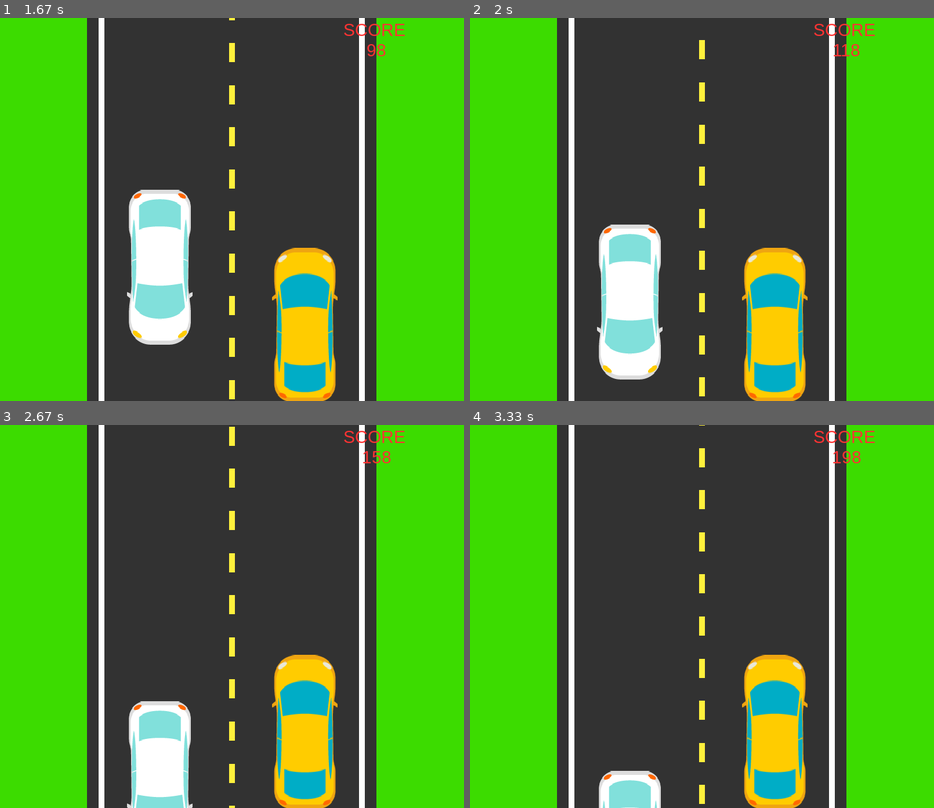
Above: before the commit, frames 1-4 (two rows, left to right).
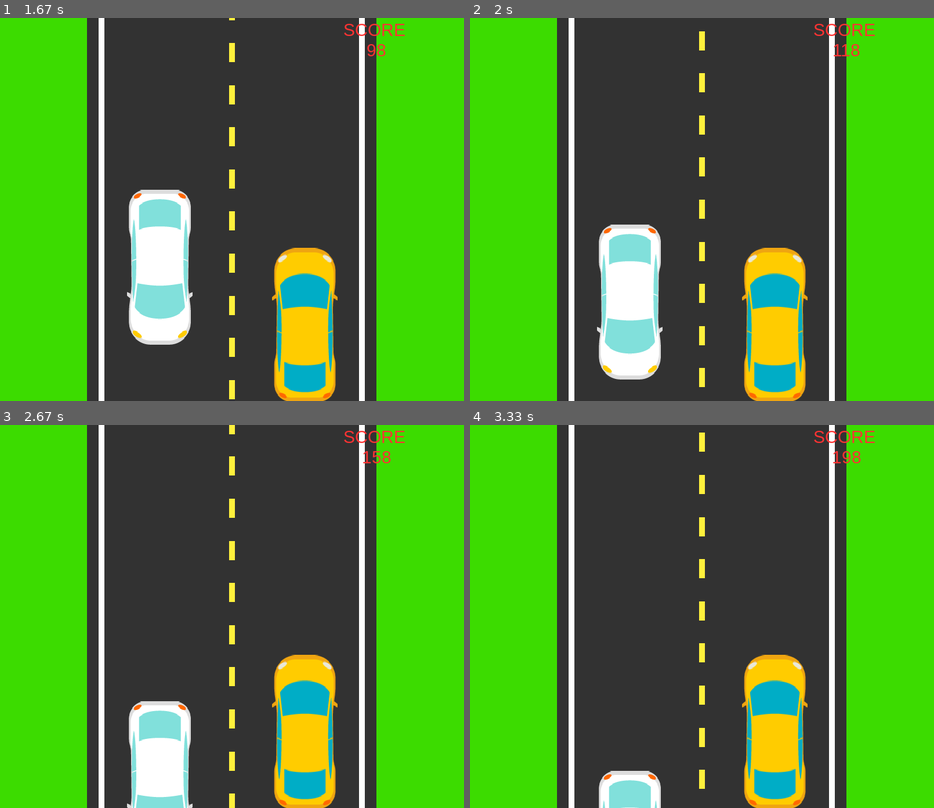
Above: after the commit, the same moments.

Repository: abidurrahman11/Pygame-Racing-Car
Game: pygame game, started from cargame.py
The game is run twice, just before and just after one commit, with the same random seed, the same clock (stepped at 60 frames per second) and the same inputs.
Inputs:
- Up to frame 1 (1.67 s): tap A at 0.33 s; hold Right 0.67-1.13 s; hold Right 1.17-1.63 s
- Up to frame 2 (2 s): hold Right from 1.67 s (still down)
- Up to frame 3 (2.67 s): release Right at 2.2 s; hold Right 2.23-2.63 s
- Up to frame 4 (3.33 s): hold Right 2.67-3.3 s

Frame 1 is identical in both runs. In frame 2, 0.5% of the frame differs, in the area x 49-51%, y 3-99%; in frame 3, 0.7%; in frame 4, 0.9%, in the area x 49-51%, y 0-99%.

Commit message:
fixed level up and car speed after restart

Diff:
--- a/cargame.py
+++ b/cargame.py
@@ -99,7 +99,7 @@
 
             # if score is greater than 5000 then move
             # to a new level and increase the speed of enemy car
-            if self.score % 100 == 0:
+            if self.score % 5000 == 0:
                 self.speed += 0.16
                 self.level += 1
                 print("Level Up!")
@@ -357,6 +357,7 @@
     def restart_game(self):
         self.score = 0
         self.level = 0
+        self.speed = 3
         self.event_updater_counter = 0
         self.game_state = "MAIN GAME"
         self.has_update_scores = False
